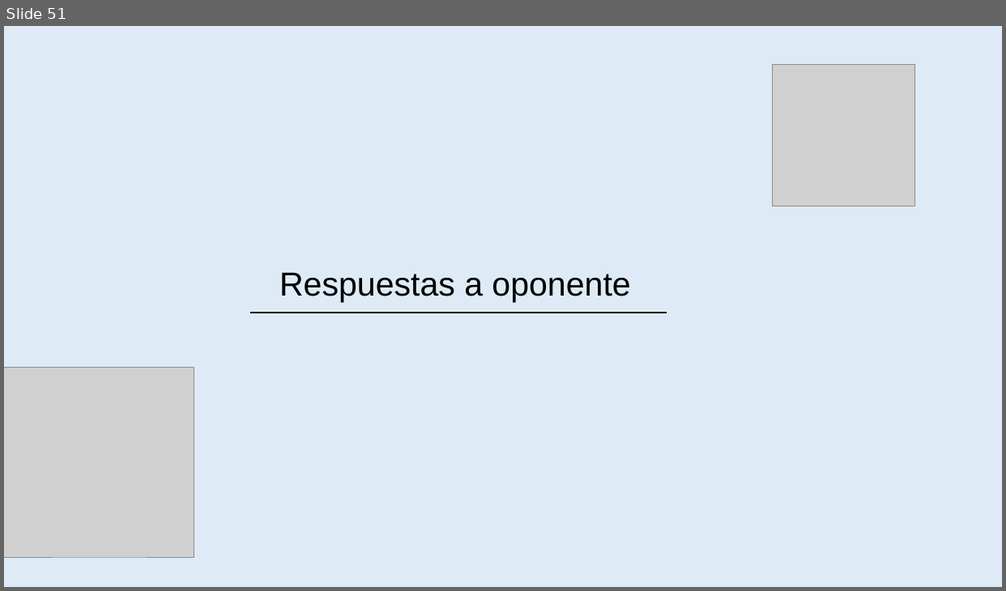
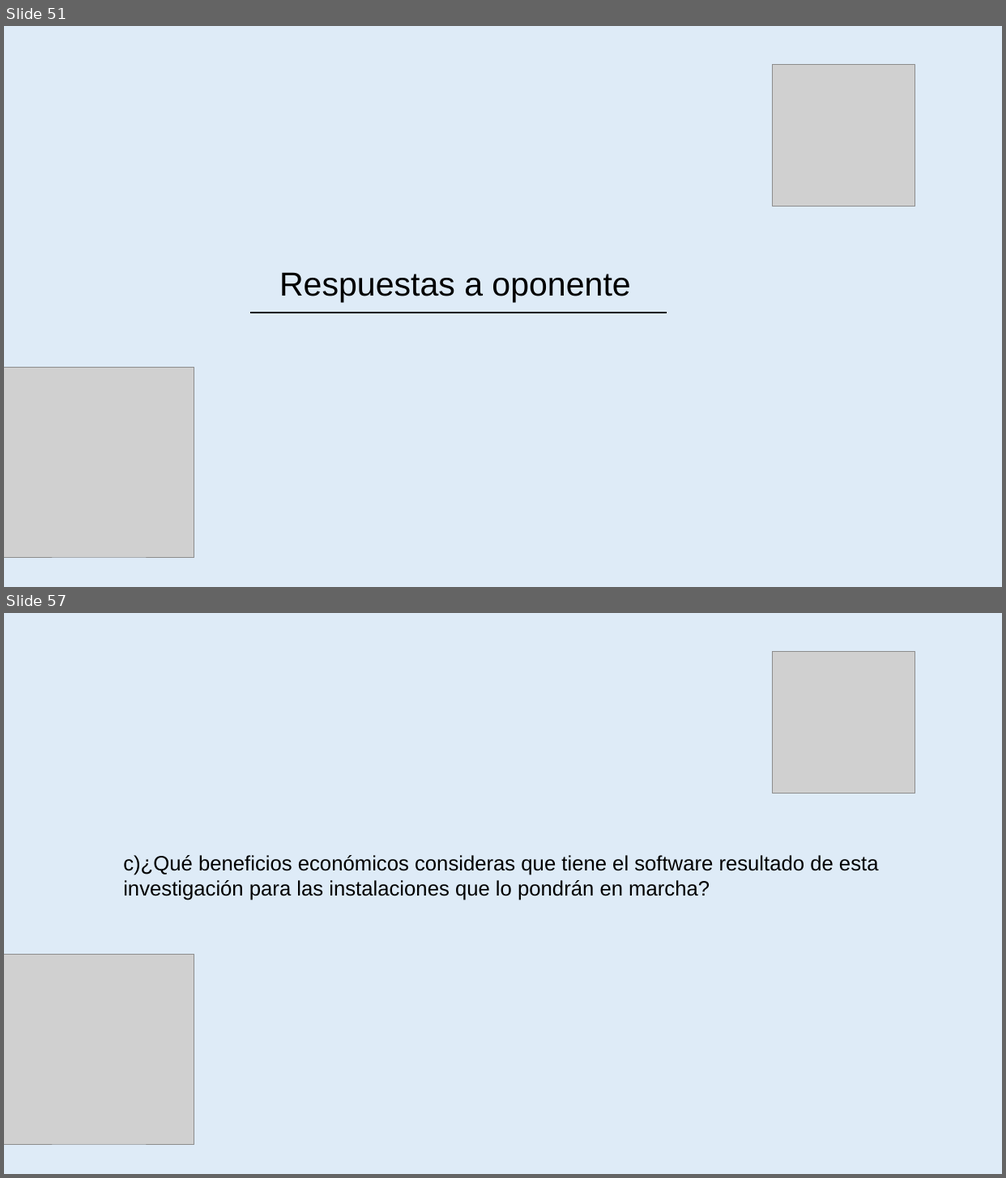
Before and after one commit to amypadron/prower_tesis, a slide deck: Digestión anaerobía.Original.pptx. Shown one above the other, each under a label of ours: slide 51 before the commit, slides 51 and 57 after it; the slides between them are not shown. The pictures are 1006x591 and 1006x1178 pixels, drawn with LibreOffice and Linux fonts; fonts in the diff are those of the drawing; grey boxes stand for pictures. Boxes give left, top, right and bottom in pixels: in the first picture for what was removed or moved away, otherwise in the second. Text is boxed around its words. In the diff, an @@ line names an element or a change of style, - is before the commit and + after.

```diff
--- a/Digestión anaerobía.Original.pptx
+++ b/Digestión anaerobía.Original.pptx
@@ slide 57 added at [4, 613, 1002, 1174], background #DEEBF7 @@
@@ picture added at [773, 651, 915, 794] @@
@@ text added at [123, 855, 879, 901], 20 pt, text #000000 @@
+c)¿Qué beneficios económicos consideras que tiene el software resultado de esta investigación para las instalaciones que lo pondrán en marcha?
@@ picture added at [4, 954, 194, 1144] @@
```
Also in this commit, not shown: 1 slide changed, 19 other slides added.
